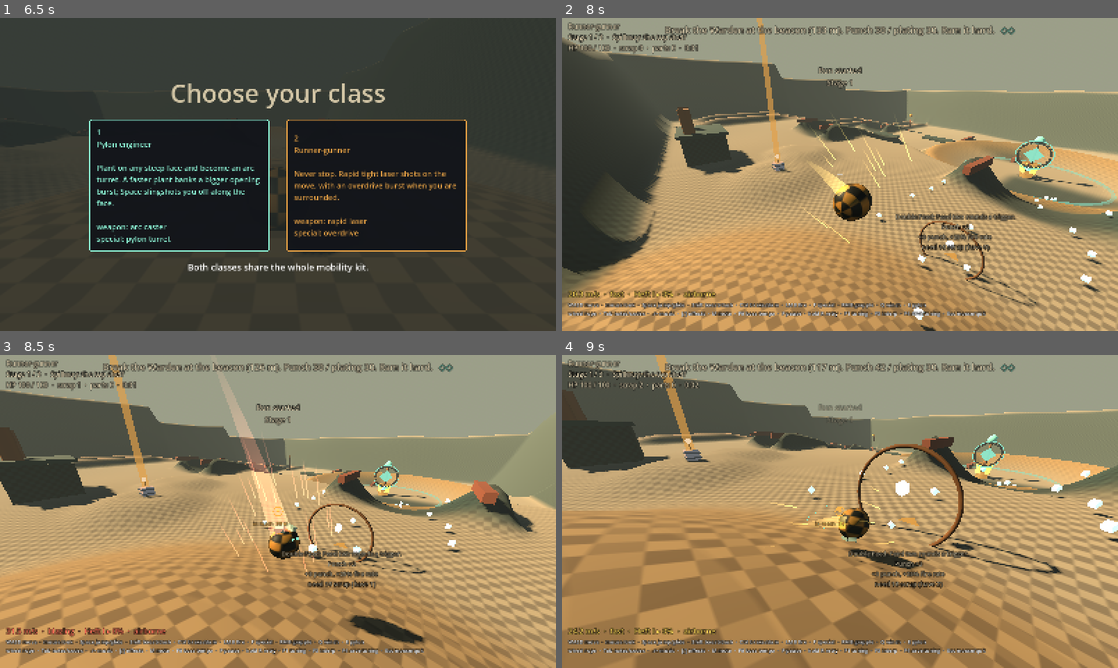
Above: before the commit, frames 1-4 (two rows, left to right).
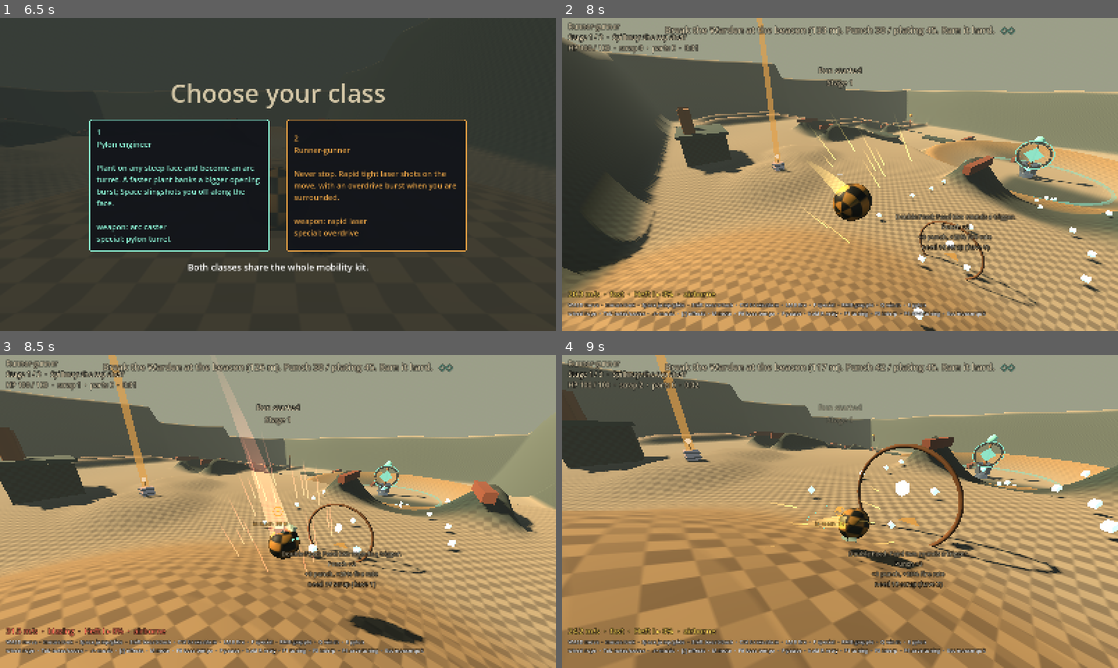
Above: after the commit, the same moments.

Repository: bananahana720/scrapkeep
Game: Godot game, scene res://main.tscn
The game is run twice, just before and just after one commit, with the same random seed, the same clock (stepped at 60 frames per second) and the same inputs.
Inputs (mouse positions are in pixels of both pictures, inside the frame that each line leads up to):
- Up to frame 1 (6.5 s): tap Enter at 0.5, 2, 3.5, 5.1 s; move the mouse to (400, 158) at 0.52 s; hold D (cl_right) 0.53-1.25 s; tap Shift (cl_boost) at 0.6 s; click (400, 158) at 0.67 s; tap Space (cl_jump) at 0.77, 1.25, 2.75, 3.77, 4.25 s; drag from (166, 190) to (250, 237) at 1.27 s; move the mouse to (333, 105) at 2.02 s; hold D (cl_right) 2.03-2.75 s; tap E (cl_mount) at 2.1 s; drag from (250, 237) to (111, 127) at 2.77 s; move the mouse to (444, 221) at 3.52 s; hold A (cl_left) 3.53-4.25 s; tap F (cl_special) at 3.6 s; drag from (111, 127) to (194, 96) at 4.27 s; move the mouse to (305, 174) at 5.02 s; hold S (cl_back) 5.03-5.75 s; click (305, 174) at 5.17 s; drag from (194, 96) to (166, 190) at 5.77 s
- Up to frame 2 (8 s): move the mouse to (962, 158) at 6.52 s; hold W (cl_forward) from 6.53 s (still down); tap 2 at 6.6 s; tap Space (cl_jump) at 6.77, 7.52 s; move the mouse to (812, 174) at 7.27 s; tap N at 7.35 s; click (812, 174) at 7.42 s
- Up to frame 3 (8.5 s): keep holding W (cl_forward); move the mouse to (289, 505) at 8.02 s; tap C at 8.1 s
- Up to frame 4 (9 s): move the mouse to (834, 517) at 8.77 s; release W (cl_forward) at 8.78 s; hold A (cl_left) from 8.78 s (still down); tap T at 8.85 s

Frame 1 is identical in both runs. In frame 2, 0.1% of the frame differs, in the area x 65-86%, y 2-52%; in frame 3, less than 0.1%; in frame 4, 0.1%.

Commit message:
core-loop tuning pass 2: Warden plating and HP
Stage 1 plating 30 to 45, HP 400 to 800; stage 2 plating 60 to 80, HP 700 to
1200; stage 3 plating 95 to 140, HP 1000 to 2600. Pass 2 measured the skipper
at 35.5 / 30.7 / 33.6 s median against 20-40 / 35-60 / 50-90, using caps and
the magnet; this commit carries pass 2b's HP (stage 2 1500, stage 3 3600).

Co-Authored-By: Claude Opus 5.5 (1M context) <noreply@anthropic.com>

Diff:
--- a/sketches/core-loop/src/core/stage_defs.gd
+++ b/sketches/core-loop/src/core/stage_defs.gd
@@ -14,13 +14,13 @@
 const DEFS := [
 	{"stage": 1, "name": "Spillway: the top shelf", "threat": 1.0,
 		"event_mix": {"flood": 1.0, "scrap_stampede": 1.0}, "scrap_density": 1.0, "beacon_seconds": 25.0, "beacon_radius": 30.0,
-		"warden_plating": 30.0, "warden_hp": 400.0, "warden_lesson": "plate", "warden_hint": "Ram it hard."},
+		"warden_plating": 45.0, "warden_hp": 800.0, "warden_lesson": "plate", "warden_hint": "Ram it hard."},
 	{"stage": 2, "name": "The Sluice", "threat": 1.5,
 		"event_mix": {"flood": 1.0, "dust_squall": 0.6, "surge_run": 0.8}, "scrap_density": 1.2, "beacon_seconds": 30.0, "beacon_radius": 30.0,
-		"warden_plating": 60.0, "warden_hp": 700.0, "warden_lesson": "caps", "warden_hint": "Slam its vent caps."},
+		"warden_plating": 80.0, "warden_hp": 1500.0, "warden_lesson": "caps", "warden_hint": "Slam its vent caps."},
 	{"stage": 3, "name": "The Weir", "threat": 2.1,
 		"event_mix": {"flood": 1.0, "dust_squall": 1.0, "surge_run": 1.0, "hold_the_relay": 1.0}, "scrap_density": 1.4, "beacon_seconds": 35.0, "beacon_radius": 28.0,
-		"warden_plating": 95.0, "warden_hp": 1000.0, "warden_lesson": "magnet", "warden_hint": "In its ring, shoot the magnet while it pulls you."},
+		"warden_plating": 140.0, "warden_hp": 3600.0, "warden_lesson": "magnet", "warden_hint": "In its ring, shoot the magnet while it pulls you."},
 ]
 
 
